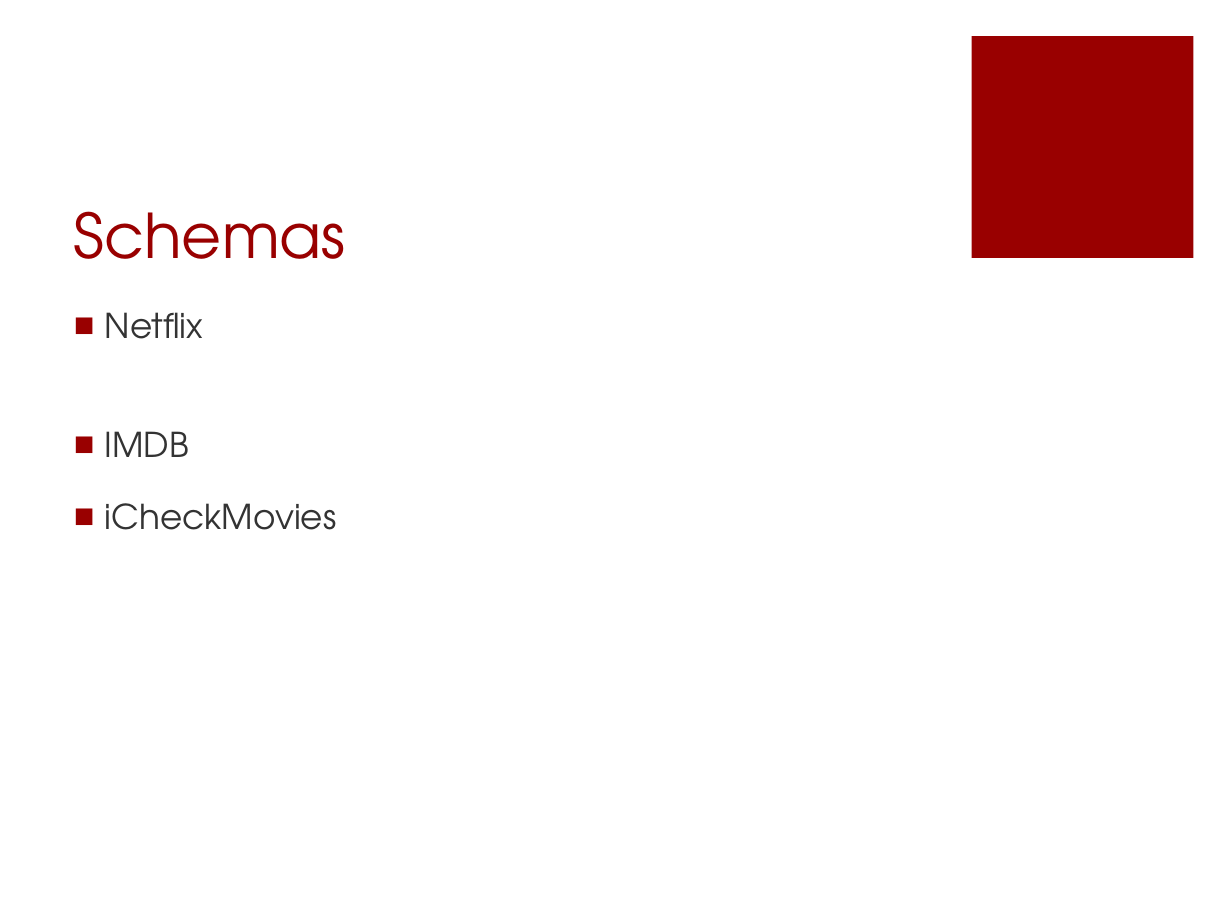
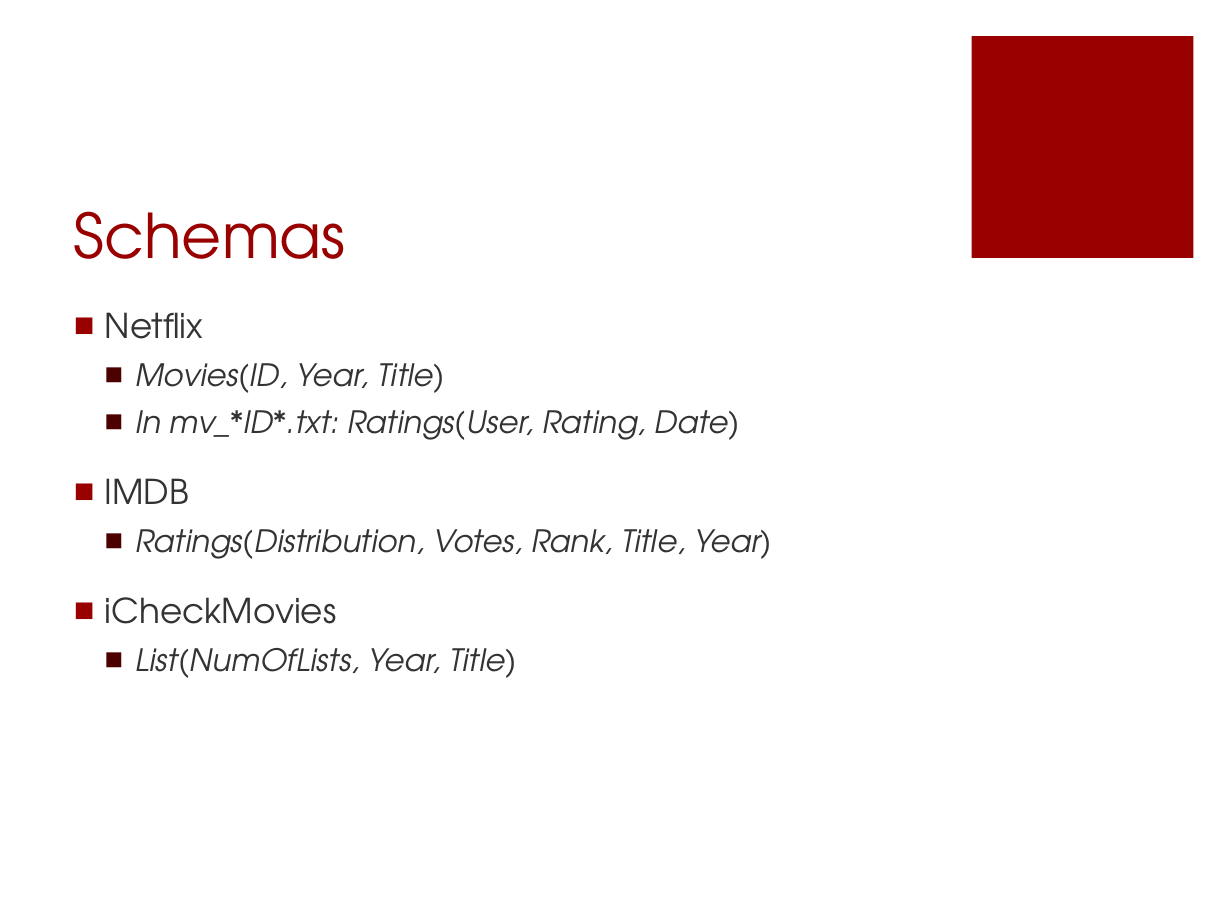
Before and after one commit to scrasmussen/euler-enigma, a slide deck: slide 6 of project/movieML/presentation.pptx (slide 5 before the commit). Drawn at 1232x924 pixels with LibreOffice and Linux fonts; fonts in the diff are those of the drawing. Boxes give left, top, right and bottom in pixels: in the first picture for what was removed or moved away, otherwise in the second. Text is boxed around its words. In the diff, an @@ line names an element or a change of style, - is before the commit and + after.

```diff
--- a/project/movieML/presentation.pptx
+++ b/project/movieML/presentation.pptx
@@ text at (x1=136, y1=363, x2=740, y2=440): paragraphs added @@
+  ■ Movies(ID, Year, Title)
+  ■ In mv_*ID*.txt: Ratings(User, Rating, Date)
@@ text at (x1=136, y1=529, x2=772, y2=559): paragraph added @@
+  ■ Ratings(Distribution, Votes, Rank, Title, Year)
@@ text at (x1=136, y1=648, x2=517, y2=678): paragraph added @@
+  ■ List(NumOfLists, Year, Title)
```
Also in this commit, not shown: 2 other slides changed, 2 slides added, 2 slides removed.
